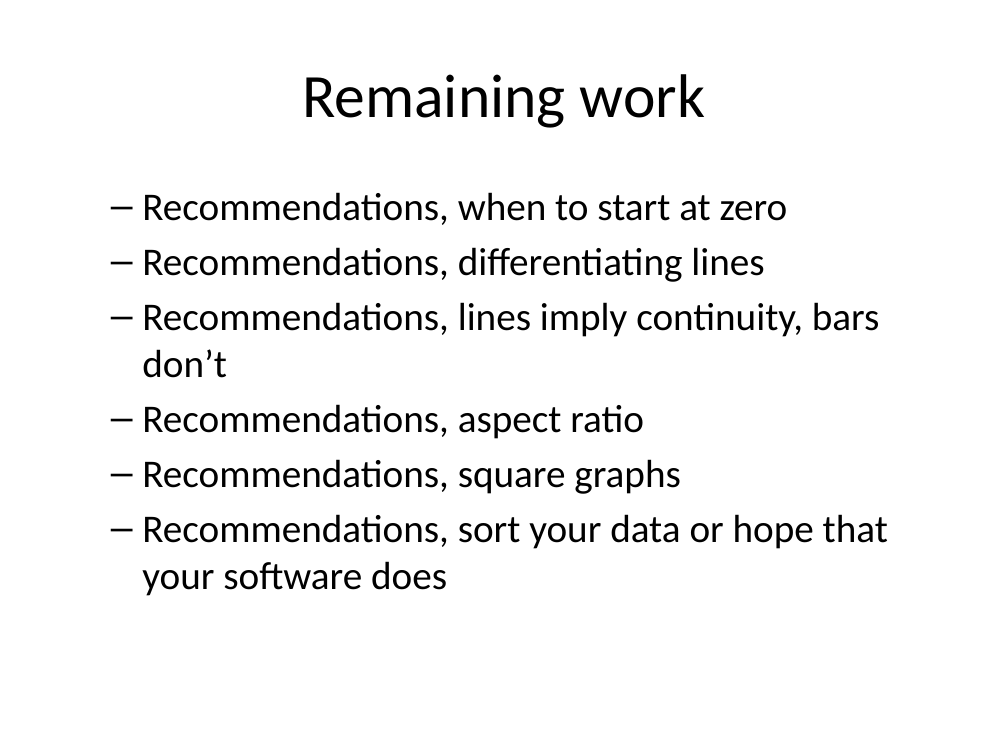
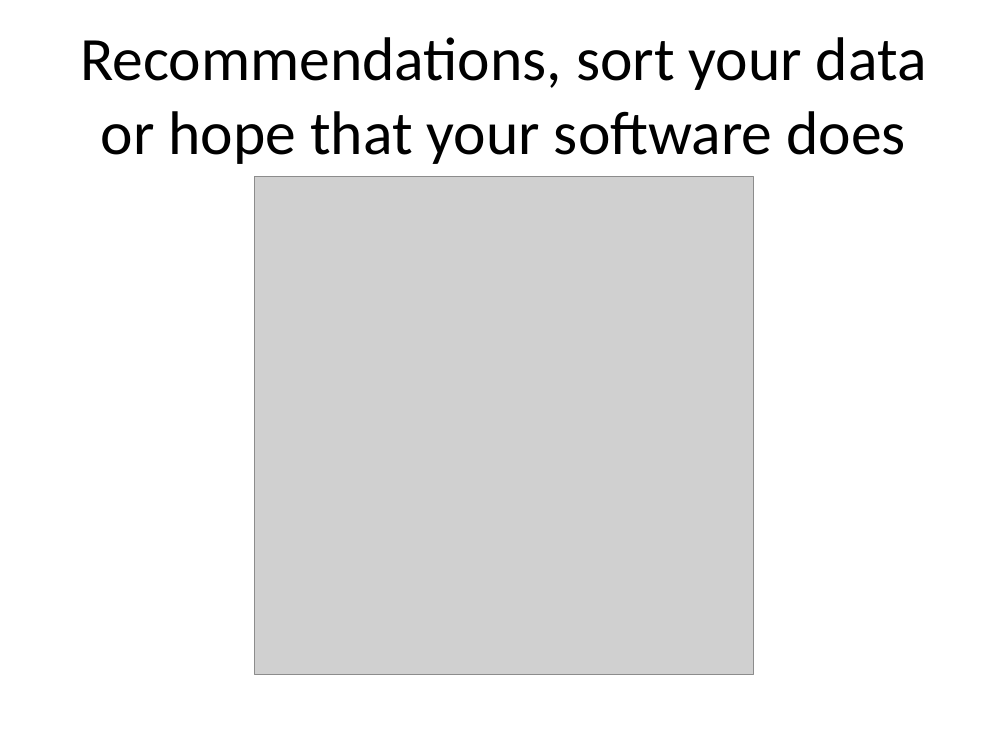
Before and after one commit to pmean/data-visualization, a slide deck: slide 108 of data-viz-03/src/complete-lecture-linegraphs.pptx (slide 94 before the commit). Drawn at 1008x756 pixels with LibreOffice and Linux fonts; fonts in the diff are those of the drawing; grey boxes stand for pictures. Boxes give left, top, right and bottom in pixels: in the first picture for what was removed or moved away, otherwise in the second. Text is boxed around its words. In the diff, an @@ line names an element or a change of style, - is before the commit and + after.

Commit message:
First draft of data-viz-03

```diff
--- a/data-viz-03/src/complete-lecture-linegraphs.pptx
+++ b/data-viz-03/src/complete-lecture-linegraphs.pptx
@@ title at (80, 37, 927, 164): text changed @@
-Remaining work
+Recommendations, sort your data or hope that your software does
@@ picture added at (255, 176, 753, 674) @@
@@ text removed at (142, 192, 888, 596) @@
-  – Recommendations, when to start at zero
-  – Recommendations, differentiating lines
-  – Recommendations, lines imply continuity, bars don’t
-  – Recommendations, aspect ratio
-  – Recommendations, square graphs
-  – Recommendations, sort your data or hope that your software does
```
Also in this commit, not shown: 8 other slides changed, 20 slides added, 5 slides removed, 7 other files.
